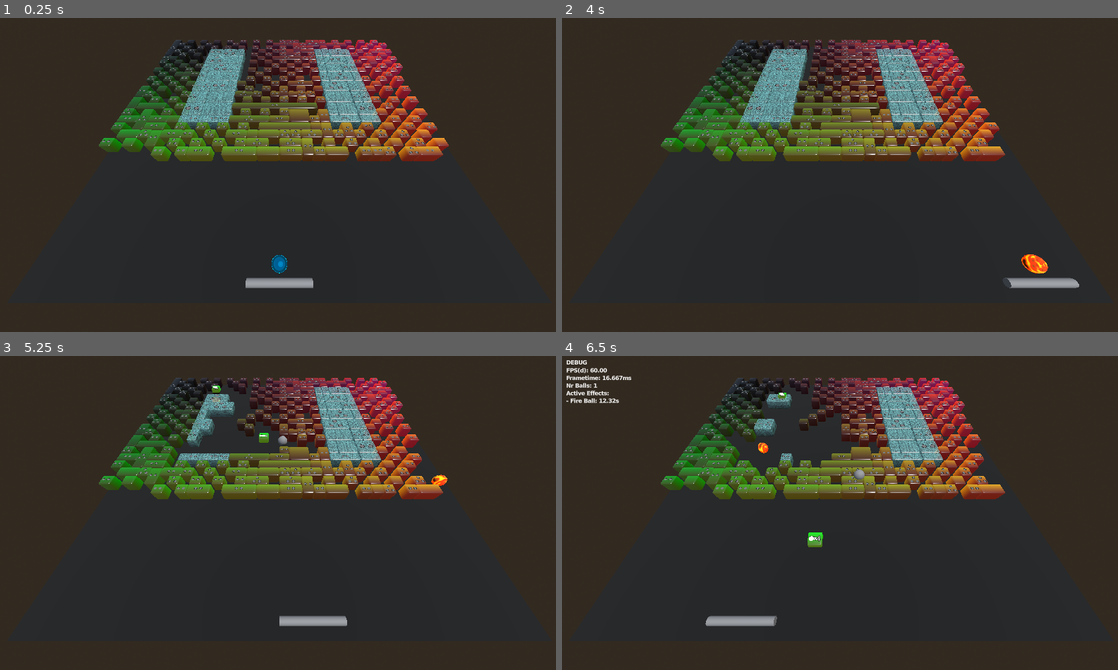
Above: before the commit, frames 1-4 (two rows, left to right).
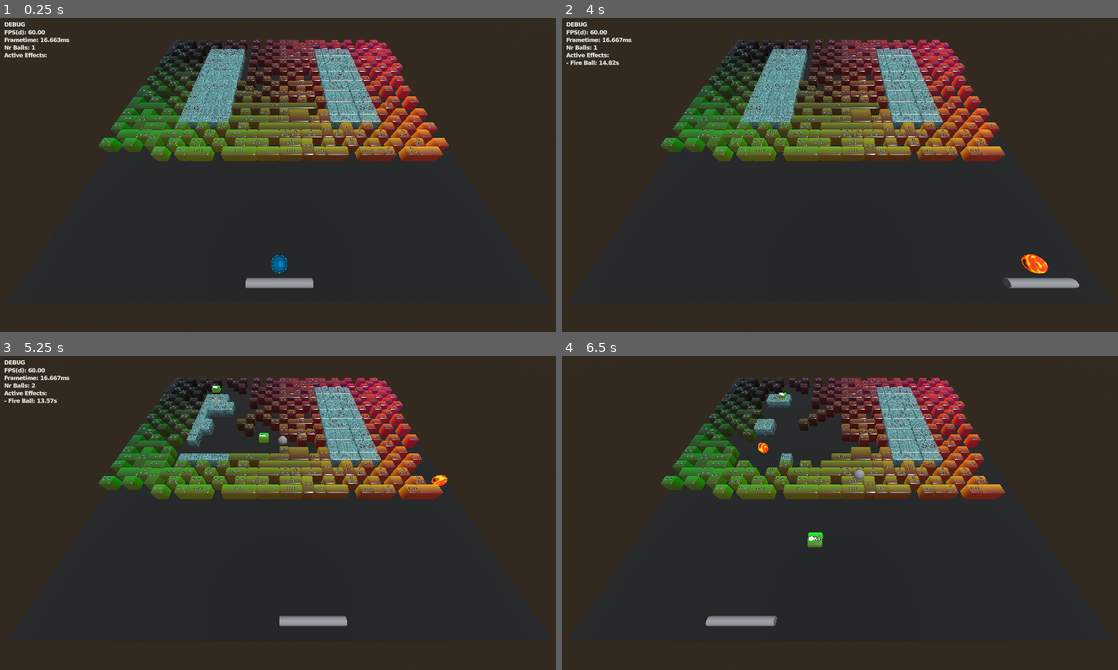
Above: after the commit, the same moments.

Repository: Tom3s/brick-breaker-reborn
Game: Godot game, scene res://test_files/3d_base_scene.tscn
The game is run twice, just before and just after one commit, with the same random seed, the same clock (stepped at 60 frames per second) and the same inputs. The project has no main scene, so this scene is started directly.
Inputs (mouse positions are in pixels of both pictures, inside the frame that each line leads up to):
- Up to frame 1 (0.25 s): no input
- Up to frame 2 (4 s): tap Enter at 0.5 s; move the mouse to (967, 156) at 0.52 s; click (967, 156) at 0.6 s; move the mouse to (728, 187) at 1.27 s; click (728, 187) at 1.35 s; move the mouse to (895, 102) at 2.02 s; click (895, 102) at 2.1 s; move the mouse to (812, 237) at 2.77 s; click (812, 237) at 2.85 s; move the mouse to (1012, 222) at 3.52 s; click (1012, 222) at 3.6 s
- Up to frame 3 (5.25 s): tap B (debug_ball) at 4.15 s; move the mouse to (111, 462) at 4.27 s; click (111, 462) at 4.35 s; tap P (debug_powerup) at 4.9 s; move the mouse to (305, 509) at 5.02 s; click (305, 509) at 5.1 s
- Up to frame 4 (6.5 s): tap F3 (debug_screen) at 5.65 s; move the mouse to (756, 431) at 5.77 s; click (756, 431) at 5.85 s

The runs differ from the first frame. In frame 1, 0.4% of the frame differs, in the area x 0-13%, y 1-13%; in frame 2, 0.5%; in frame 3, 0.5%, in the area x 0-13%, y 1-16%; in frame 4, 0.5%.

Commit message:
Added `asset_ref` to balls

Diff:
--- a/game_logic/Ball.gd
+++ b/game_logic/Ball.gd
@@ -13,6 +13,7 @@
 @export
 var speed_up_factor: float = 2.0
 
+var asset_ref: BallMesh
 
 
 var position: Vector2
--- a/game_logic/Powerup.gd
+++ b/game_logic/Powerup.gd
@@ -1,5 +1,7 @@
 extends Node
 class_name Powerup
+
+var ball_mesh_scene: PackedScene = load("res://visuals/BallMesh.tscn")
 
 enum Type {
 	NONE,
@@ -66,6 +68,8 @@
 					continue
 
 				var new_ball: Ball = Ball.new()
+				new_ball.asset_ref = ball_mesh_scene.instantiate()
+
 				new_ball.released = true
 
 				new_ball.position = ball.position
--- a/global/DebugScreen.gd
+++ b/global/DebugScreen.gd
@@ -15,6 +15,9 @@
 
 	# process_mode = Node.PROCESS_MODE_DISABLED
 
+func _ready() -> void:
+	debug_layer.visible = Global.DEBUG
+
 func _process(delta: float) -> void:
 	if Input.is_action_just_pressed("debug_screen"):
 		debug_layer.visible = !debug_layer.visible
--- a/project.godot
+++ b/project.godot
@@ -29,10 +29,6 @@
 window/size/viewport_width=1280
 window/size/viewport_height=720
 window/vsync/vsync_mode=0
-
-[gui]
-
-theme/default_font_multichannel_signed_distance_field=true
 
 [gui]
 
--- a/test_files/3d_base_scene.gd
+++ b/test_files/3d_base_scene.gd
@@ -33,8 +33,9 @@
 func _ready() -> void:
 	context = Global.GameContext.new()
 	# ball.randomize_velocity()
-	context.balls.push_back(Ball.new())
-	ball_parent.add_child(ball_mesh_scene.instantiate())
+	var _new_ball: Ball = Ball.new()
+	_new_ball.asset_ref = ball_mesh_scene.instantiate()
+	context.balls.push_back(_new_ball)
 
 	# screen_bounds = DisplayServer.window_get_size()
 	set_up_screen_collision()
@@ -152,6 +153,7 @@
 
 		if Input.is_action_just_pressed("debug_ball"):
 			var ball: Ball = Ball.new()
+			ball.asset_ref = ball_mesh_scene.instantiate()
 			ball.released = true
 			context.balls.push_back(ball)
 
@@ -200,13 +202,11 @@
 	# for i in context.balls.size():
 	while index < context.balls.size():
 		var ball: Ball = context.balls[index]
-		var ball_mesh: BallMesh = ball_parent.get_child(index)
 
 		if ball.collide_with(context.death_barrier, false, false):
 			if context.balls.size() > 1:
+				ball_parent.remove_child(ball.asset_ref)
 				context.balls.erase(ball)
-				# ball_mesh.queue_free() removes at end of frame, so indexes might get confused
-				ball_parent.remove_child(ball_mesh)
 				index -= 1
 			else:
 				on_death()
@@ -270,25 +270,20 @@
 
 	for i in context.balls.size():
 		var ball: Ball = context.balls[i]
-		var ball_mesh: BallMesh
-		if ball_parent.get_child_count() > i:
-			ball_mesh = ball_parent.get_child(i)
+
+		if ball.asset_ref.get_parent() == null:
+			ball_parent.add_child(ball.asset_ref)
+
+
+		ball.asset_ref.global_position.x = ball.position.x
+		ball.asset_ref.global_position.z = ball.position.y
+		ball.asset_ref.global_position.y = ball.radius
+
+		if context.FLAG_FIREBALL_ACTIVE:
+			ball.asset_ref.set_flame(true)
+			ball.asset_ref.set_flame_rotation(ball.velocity)
 		else:
-			# TODO: handling mesh creation here
-			# bc i want to separate logic from visuals
-			ball_mesh = ball_mesh_scene.instantiate()
-			ball_parent.add_child(ball_mesh)
-
-
-		ball_mesh.global_position.x = ball.position.x
-		ball_mesh.global_position.z = ball.position.y
-		ball_mesh.global_position.y = ball.radius
-
-		if context.FLAG_FIREBALL_ACTIVE:
-			ball_mesh.set_flame(true)
-			ball_mesh.set_flame_rotation(ball.velocity)
-		else:
-			ball_mesh.set_flame(false)
+			ball.asset_ref.set_flame(false)
 
 
 	paddle_mesh.global_position.x = context.paddle.position.x
